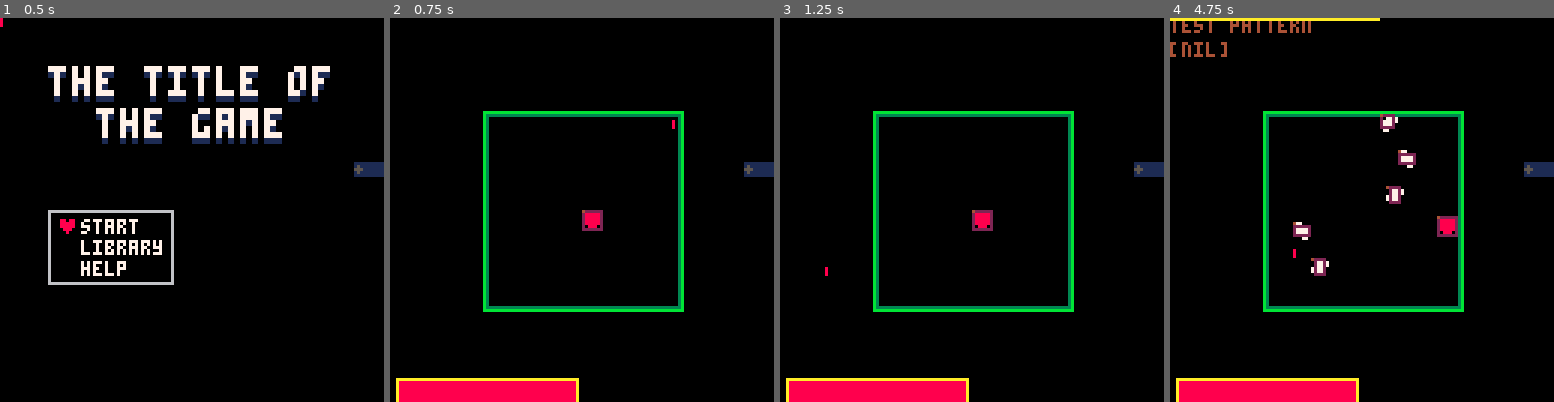
Above: before the commit, frames 1-4 (left to right).
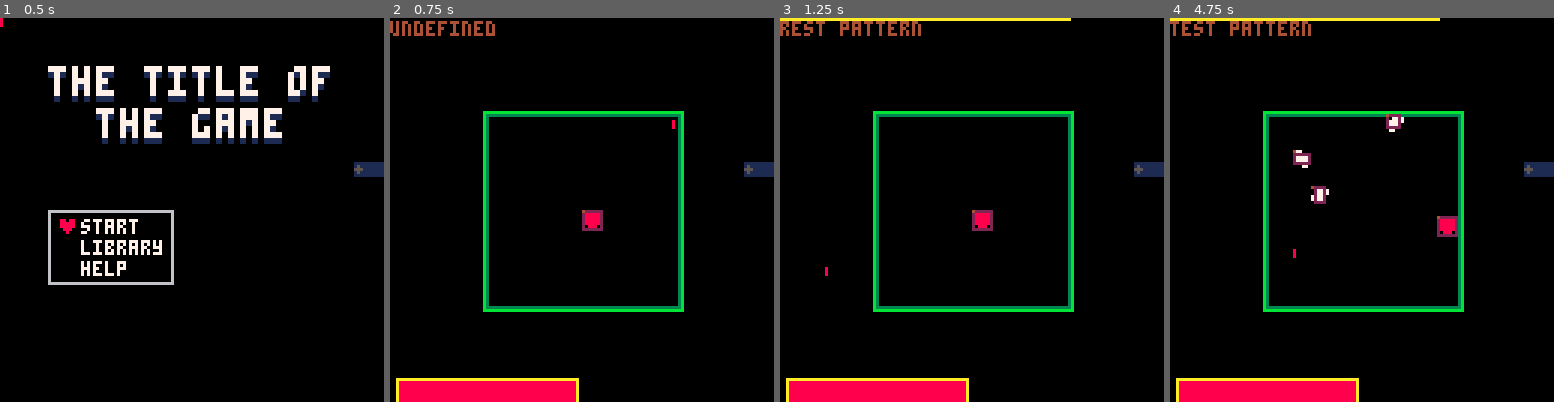
Above: after the commit, the same moments.

Repository: GiovanH/Pico8_Dev
Game: PICO-8 cartridge undertale.p8
Two runs of this game, one before a commit and one after it. Both use one fixed random seed, a clock stepped at 60 frames per second and the inputs below.
Inputs (mouse positions are in pixels of both pictures, inside the frame that each line leads up to):
- Up to frame 1 (0.5 s): tap X (X key) at 0.33 s
- Up to frame 2 (0.75 s): click (670, 121) at 0.67 s; tap O (Z key) at 0.7 s
- Up to frame 3 (1.25 s): tap X (X key) at 1.07 s; click (826, 267) at 1.22 s
- Up to frame 4 (4.75 s): hold Right 1.6-2.1 s; tap O (Z key) every 0.4 s from 1.7 to 4.5 s; click (1277, 114) at 1.77 s; tap X (X key) at 1.85, 2.97, 4.08 s; hold Up 2.15-2.42 s; click (1342, 259) at 2.32 s; hold Right 2.47-3.03 s; click (1404, 106) at 2.87 s; hold Left 3.08-3.58 s; click (1465, 256) at 3.42 s; hold Down 3.63-3.97 s; click (1231, 102) at 3.97 s; hold Right 4.02-4.68 s; click (1292, 248) at 4.52 s; hold Up from 4.73 s (still down)

Frame 1 is identical in both runs. In frame 2, 0.5% of the frame differs, in the area x 0-28%, y 0-5%; in frame 3, 1.2%; in frame 4, 2.0%, in the area x 0-71%, y 0-68%.

Commit message:
Wave loop, rest pattern

Diff:
--- a/undertale.p8
+++ b/undertale.p8
@@ -213,7 +213,6 @@
 function chainmap(query, ...)
  for i, o in ipairs{...} do
   local v = o[query]
-  printa(query, o, v)
   if (v != nil) return v
  end
 end
@@ -433,16 +432,19 @@
 }
 function entity:init(kwargs)
  kwargs = kwargs or {}
- self.ttl = kwargs.ttl or self.ttl
- self.z = kwargs.z or self.z
+ for prop in all{'ttl', 'z'} do
+  self[prop] = chainmap(prop, kwargs, self)
+ end
+ -- self.ttl = kwargs.ttl or self.ttl
+ -- self.z = kwargs.z or self.z
  if (self.coupdate) self._coupdate = cocreate(self.coupdate, self)
 end
 function entity:update()
+ if (self._coupdate) assert(coresume(self._coupdate, self))
  if self.ttl then
   self.ttl -= 1
   if (self.ttl < 1) self:destroy()
  end
- if (self._coupdate) assert(coresume(self._coupdate, self))
 end
 function entity:destroy() self._doomed = true end
 
@@ -602,7 +604,6 @@
 local stage = obj:extend{}
 function stage:init()
  self.objects = {}
- self.uiobjects = {}
  self.mclock = 0
  self.cam = vec()  -- use for map offset
  self._tasks = {}
@@ -686,7 +687,6 @@
  selected = 1,  -- index of selected opt
 }
 function choicer:init(choices, exopts)
- printh("new choicer")
  exopts = exopts or {}
  self.choices = choices
 
@@ -841,8 +841,7 @@
  dynamic = true
 }
 function b_test:init(pos)
- self.pos = pos
- mob.init(self, self.pos, false, vec(5, 5))
+ mob.init(self, pos, false, vec(5, 5))
 end
 function b_test:onhit(player)
  local didhit = player:dmghit(1)
@@ -850,7 +849,6 @@
 end
 function b_test:update()
  self.pos += vec(0, 0.6)
- printh(self._findex)
  if self._findex == 1 then
   self.hbox_offset = vec(1, 0)
   self.bsize = vec(4, 6)
@@ -866,41 +864,52 @@
  mob.update(self)
 end
 
-local pat_test = entity:extend{
- name = "test pattern",
- ttover = 0,
+local t_pattern = entity:extend{
+ name = "??? pattern",
  lifespan = 200
 }
-function pat_test:init(arena)
+function t_pattern:init(arena)
  entity.init(self)
  self.arena = arena
  self.children = {}
  self.ttl = self.lifespan
 end
-
-function pat_test:drawui()
- local perc = self.ttl / self.lifespan
- line(0, 0, 128*perc, 0, 10)
-end
-
+function t_pattern:drawui()
+ line(0, 0, 128*(self.ttl / self.lifespan), 0, 10)
+end
+function t_pattern:addchild(newbullet)
+ self.stage:add(newbullet)
+ add(self.children, newbullet)
+end
+
+local pat_rest = t_pattern:extend{
+ name = "rest pattern",
+ lifespan = 60
+}
+
+local pat_test = t_pattern:extend{
+ name = "test pattern",
+ lifespan = 200
+}
 function pat_test:destroy()
  foreach(self.children, function(c) c:destroy() end)
- entity.destroy(self)
+ t_pattern.destroy(self)
 end
 function pat_test:update()
- entity.update(self)
+ t_pattern.update(self)
+ if (self._doomed) return
  -- our turn
  if self.stage.mclock % 20 == 0 then
-  -- fire new bullet
-  printh('fire')
-  local newbullet = b_test(vec(
-    rndr(self.arena.hbox.x0, self.arena.hbox.x1-4),
-    self.arena.hbox.y0
-   ))
-  self.stage:add(newbullet)
-  add(self.children, newbullet)
- end
-end
+  self:addchild(b_test(vec(
+     rndr(self.arena.hbox.x0, self.arena.hbox.x1-4),
+     self.arena.hbox.y0
+    )))
+ end
+end
+
+local lib_patterns = {
+ pat_test
+}
 
 local t_arena = mob:extend{
  cur_pattern = nil,
@@ -913,26 +922,40 @@
  -- if (btn(2,1)) then self.shape:shift(vec(0, -8))
  -- elseif (btn(3,1)) then self.shape:shift(vec(0, 8)) end
  if (self.cur_pattern and self.cur_pattern._doomed) self.cur_pattern = nil
- if (debug and self.cur_pattern == nil and btnp(4)) self:new_wave()
+
+ if (self.stage.o_soul.hp < 0) then
+  -- game over
+  cur_stage = st_mainmenu()
+ end
+
+ entity.update(self)
+end
+function t_arena:coupdate()
+ while true do
+  while (self.cur_pattern) do yield() end
+  printh("resting")
+  self.cur_pattern = self.stage:add(pat_rest(self))
+  while (self.cur_pattern) do yield() end
+  self:new_wave()
+ end
 end
 function t_arena:new_wave()
  -- Pick random pattern
  -- Add new pattern to stage
  -- Set cur_pattern to new pattern
  -- Wait for cur_pattern to die
- self.cur_pattern = self.stage:add(rndc{
-   pat_test
-  }(self))
+ self.cur_pattern = self.stage:add(rndc(lib_patterns)(self))
 end
 function t_arena:draw()
  rect(mrconcat({self.hbox:unpack()}, 3))
  rect(mrconcat({self.hbox:outline(1):unpack()}, 11))
 end
 function t_arena:drawui()
+ local label = "undefined"
  if (self.cur_pattern) then
-  print(self.cur_pattern.name, 0, 0)
-  print(self.cur_pattern._doomed, 0, 8)
- end
+  label = self.cur_pattern.name
+ end
+ print(label, 0, 1)
 end
 
 -- bg = entity()
@@ -974,13 +997,13 @@
 function st_game:init()
  stage.init(self)
 
- local o_soul = t_soul(vec(64, 64), 0, vec(7,7))
+ self.o_soul = t_soul(vec(64, 64), 0, vec(7,7))
  local o_arena = t_arena(vec(32,32), 0, vec(64, 64))
- o_soul.arena = o_arena
+ self.o_soul.arena = o_arena
 
  -- self:add(bg)
  self:add(o_arena)
- self:add(o_soul)
+ self:add(self.o_soul)
 end
 
 -->8
